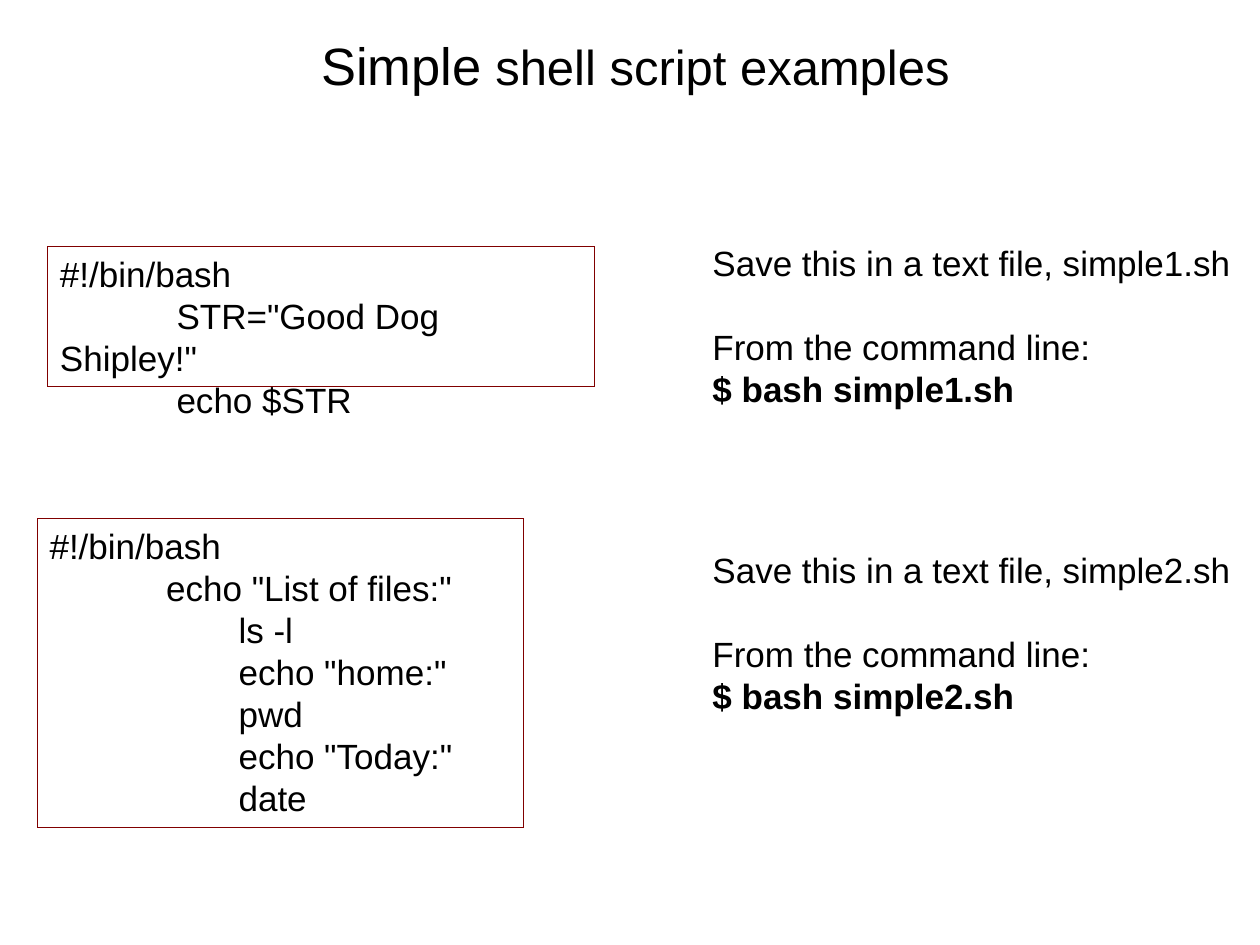
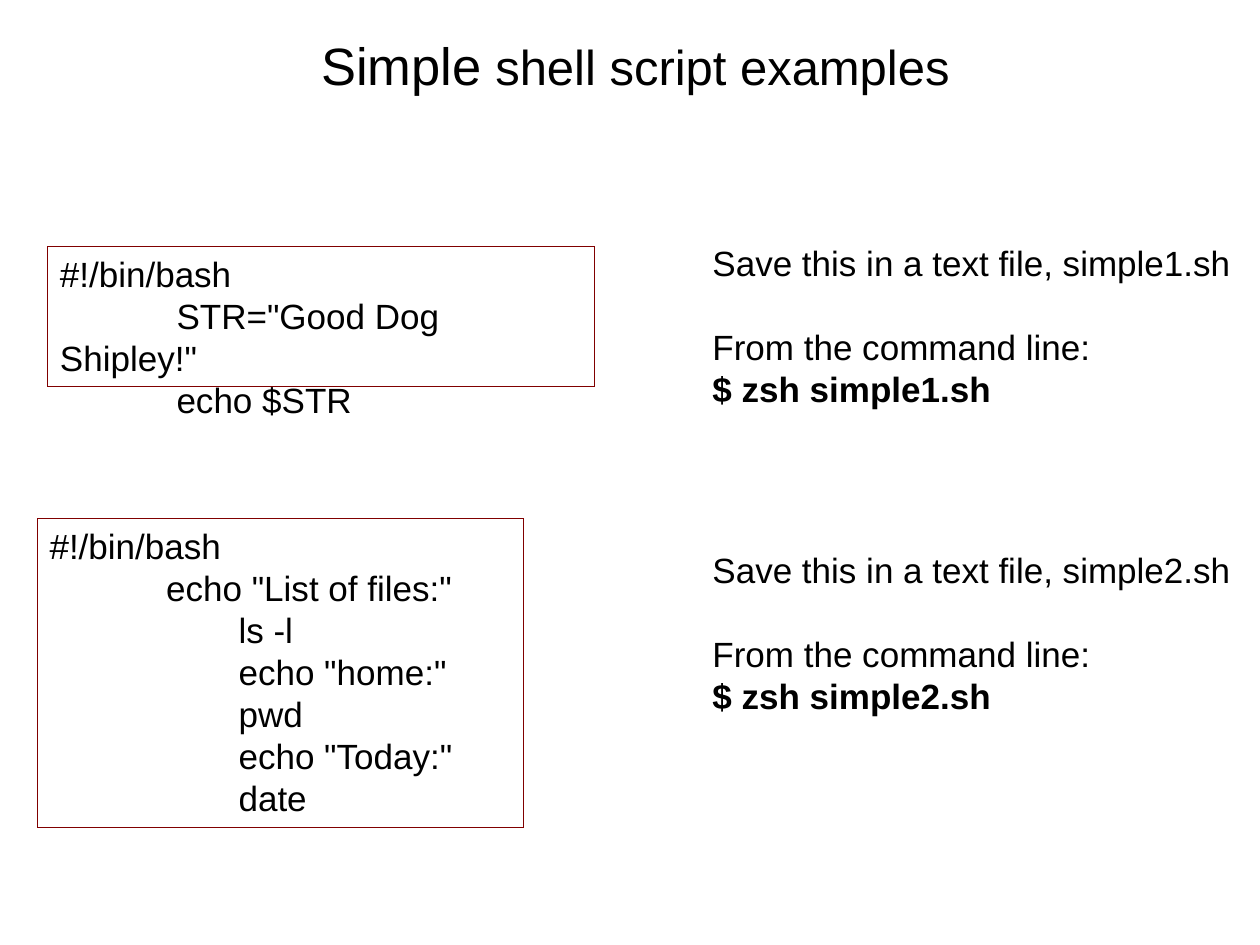
Before and after one commit to tparchman/F25_BIOL792, a slide deck: slide 15 of week3_unixIII/week3.pptx. Drawn at 1260x945 pixels with LibreOffice and Linux fonts; fonts in the diff are those of the drawing. Boxes give left, top, right and bottom in pixels: in the first picture for what was removed or moved away, otherwise in the second. Text is boxed around its words. In the diff, an @@ line names an element or a change of style, - is before the commit and + after.

```diff
--- a/week3_unixIII/week3.pptx
+++ b/week3_unixIII/week3.pptx
@@ text at [742,376,991,409]: text changed @@
-$ bash simple1.sh
+$ zsh simple1.sh
@@ text at [742,683,991,715]: text changed @@
-$ bash simple2.sh
+$ zsh simple2.sh
```
Also in this commit, not shown: 1 other slide changed, 1 other file.
